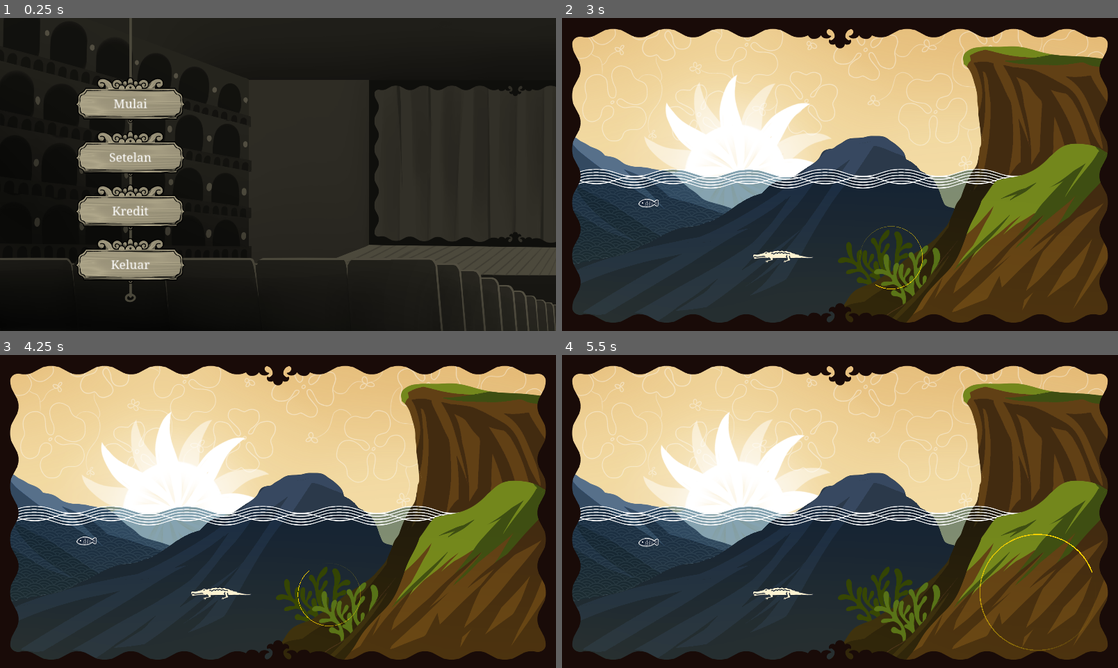
Above: before the commit, frames 1-4 (two rows, left to right).
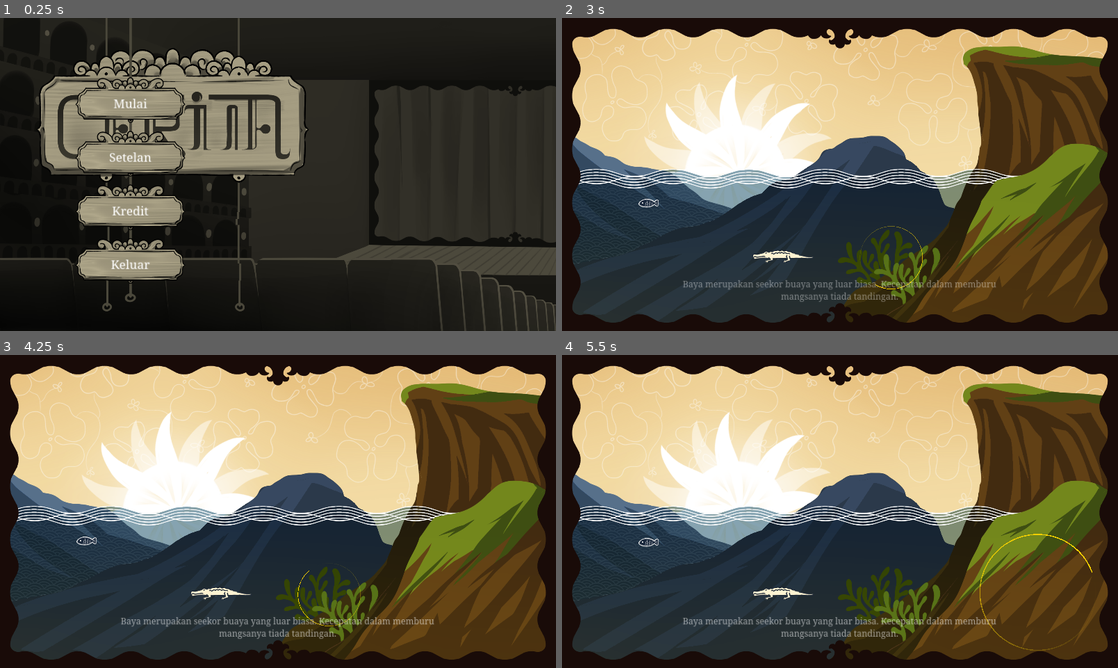
Above: after the commit, the same moments.

Repository: istamarahsan/youma-gemastik-2023
Game: Godot game, scene res://main.tscn
Same seed, same stepped clock (60 frames per second), same inputs: the game is played once before the commit and once after it.
Inputs (mouse positions are in pixels of both pictures, inside the frame that each line leads up to):
- Up to frame 1 (0.25 s): no input
- Up to frame 2 (3 s): click "Mulai" at 0.5 s; click (734, 174) at 1.25 s; move the mouse to (650, 205) at 2.02 s; click (650, 205) at 2.17 s; move the mouse to (890, 259) at 2.77 s; click (890, 259) at 2.92 s
- Up to frame 3 (4.25 s): tap Enter at 3.5 s; move the mouse to (261, 542) at 3.52 s; click (261, 542) at 3.67 s
- Up to frame 4 (5.5 s): tap Space at 4.25 s; move the mouse to (1040, 592) at 4.27 s; click (1040, 592) at 4.42 s; move the mouse to (1079, 495) at 5.02 s; click (1079, 495) at 5.17 s

The runs differ from the first frame. In frame 1, 12% of the frame differs, in the area x 6-56%, y 0-94%; in frame 2, 0.7%; in frame 3, 0.8%; in frame 4, 0.8%.

Commit message:
inlevel subtitles

Diff:
--- /dev/null
+++ b/levels/in_level_sub.tscn
@@ -0,0 +1,31 @@
+[gd_scene load_steps=3 format=3 uid="uid://ctfjjxkmx4ro2"]
+
+[ext_resource type="Theme" uid="uid://44i6ats70703" path="res://assets/youma_theme.tres" id="1_bk3m0"]
+[ext_resource type="Script" path="res://levels/in_level_subscript.gd" id="2_ehi0u"]
+
+[node name="Sub" type="Label"]
+modulate = Color(1, 1, 1, 0.784314)
+z_index = 800
+z_as_relative = false
+offset_left = 369.0
+offset_top = 890.0
+offset_right = 1549.0
+offset_bottom = 983.0
+theme = ExtResource("1_bk3m0")
+theme_override_colors/font_color = Color(1, 1, 1, 0.705882)
+theme_override_constants/line_spacing = 0
+theme_override_font_sizes/font_size = 30
+horizontal_alignment = 1
+vertical_alignment = 2
+autowrap_mode = 3
+script = ExtResource("2_ehi0u")
+lifetime = 2.5
+fade = 0.5
+start_delay = 1.0
+
+[node name="DelayTimer" type="Timer" parent="."]
+one_shot = true
+
+[node name="IntervalTimer" type="Timer" parent="."]
+
+[node name="LifetimeTimer" type="Timer" parent="."]
--- /dev/null
+++ b/levels/in_level_subscript.gd
@@ -0,0 +1,43 @@
+extends Label
+
+@export_range(0, 1, 0.01) var max_opacity: float = 0.8
+@export_range(0.1, 10, 0.1) var interval: float = 0.5
+@export_range(0.1, 10, 0.1) var lifetime: float = 0.5
+@export_range(0.1, 2, 0.01) var fade: float = 0.25
+@export_range(0, 10, 0.01) var start_delay: float = 0
+@export_multiline var lines: Array[String] = []
+
+@onready var delay_timer: Timer = $DelayTimer
+@onready var interval_timer: Timer = $IntervalTimer
+@onready var lifetime_timer: Timer = $LifetimeTimer
+
+var counter: int = 0
+
+func _ready():
+	modulate.a = 0
+	interval_timer.wait_time = interval
+	interval_timer.one_shot = true
+	lifetime_timer.wait_time = lifetime
+	lifetime_timer.one_shot = true
+	if start_delay > 0:
+		delay_timer.wait_time = start_delay
+		delay_timer.one_shot = true
+		delay_timer.timeout.connect(_begin)
+		delay_timer.start()
+		await delay_timer.timeout
+	else:
+		_begin()
+
+func _begin():
+	for line in lines:
+		text = line
+		var in_tween = get_tree().create_tween()
+		in_tween.tween_property(self, "modulate", Color(modulate.r, modulate.g, modulate.b, max_opacity), fade)
+		await in_tween.finished
+		lifetime_timer.start()
+		await lifetime_timer.timeout
+		var out_tween = get_tree().create_tween()
+		out_tween.tween_property(self, "modulate", Color(modulate.r, modulate.g, modulate.b, 0.0), fade)
+		await out_tween.finished
+		interval_timer.start()
+		await interval_timer.timeout
--- a/levels/level-1/level_1.tscn
+++ b/levels/level-1/level_1.tscn
@@ -1,10 +1,12 @@
-[gd_scene load_steps=7 format=3 uid="uid://hbpsunwiwwah"]
+[gd_scene load_steps=9 format=3 uid="uid://hbpsunwiwwah"]
 
 [ext_resource type="Script" path="res://levels/level.gd" id="1_3228o"]
+[ext_resource type="PackedScene" uid="uid://ctfjjxkmx4ro2" path="res://levels/in_level_sub.tscn" id="2_m1vvj"]
 [ext_resource type="PackedScene" uid="uid://eeo6nnifrnkt" path="res://levels/level-1/seashore.tscn" id="2_mfrhg"]
 [ext_resource type="PackedScene" uid="uid://daurln12f3efl" path="res://levels/level-1/shallow_water_1.tscn" id="3_te1yl"]
 [ext_resource type="Script" path="res://levels/level_state.gd" id="4_u6n7k"]
 [ext_resource type="Texture2D" uid="uid://c32m4qpb166x7" path="res://assets/maps/0Frame/Frame Behind.png" id="5_7kicj"]
+[ext_resource type="Texture2D" uid="uid://cnf7xbyety3t8" path="res://assets/ui/Dialogue Box.png" id="5_u2g4o"]
 [ext_resource type="Texture2D" uid="uid://b01vb4lpj8gsr" path="res://assets/maps/0Frame/Frame.png" id="6_7vvih"]
 
 [node name="Level1" type="Node2D" node_paths=PackedStringArray("offstage_marker", "state", "start")]
@@ -12,6 +14,9 @@
 offstage_marker = NodePath("OffstageMarker")
 state = NodePath("LevelState")
 start = NodePath("Seashore")
+
+[node name="Sub" parent="." instance=ExtResource("2_m1vvj")]
+lines = Array[String](["Baya merupakan seekor buaya yang luar biasa. Kecepatan dalam memburu mangsanya tiada tandingan.", "Dalam satu hari, satu daerah bisa kosong akan ikan dan burung.", "Hari itu, Baya merasa lebih lapar dari biasanya."])
 
 [node name="Seashore" parent="." instance=ExtResource("2_mfrhg")]
 
@@ -21,18 +26,26 @@
 
 [node name="OffstageMarker" type="Node2D" parent="."]
 position = Vector2(2649, 6)
+metadata/_edit_lock_ = true
 
 [node name="LevelState" type="Node" parent="."]
 script = ExtResource("4_u6n7k")
+
+[node name="Sprite2D" type="Sprite2D" parent="."]
+visible = false
+position = Vector2(967, 1150)
+texture = ExtResource("5_u2g4o")
 
 [node name="FrameBehind" type="Sprite2D" parent="."]
 z_index = 99
 z_as_relative = false
 texture = ExtResource("5_7kicj")
 centered = false
+metadata/_edit_lock_ = true
 
 [node name="Frame" type="Sprite2D" parent="."]
 z_index = 100
 z_as_relative = false
 texture = ExtResource("6_7vvih")
 centered = false
+metadata/_edit_lock_ = true
--- a/levels/level-2/level_2.tscn
+++ b/levels/level-2/level_2.tscn
@@ -1,7 +1,8 @@
-[gd_scene load_steps=7 format=3 uid="uid://c6soo36kpbmc6"]
+[gd_scene load_steps=8 format=3 uid="uid://c6soo36kpbmc6"]
 
 [ext_resource type="Script" path="res://levels/level_state.gd" id="1_8iuob"]
 [ext_resource type="Script" path="res://levels/level.gd" id="1_kq3b3"]
+[ext_resource type="PackedScene" uid="uid://ctfjjxkmx4ro2" path="res://levels/in_level_sub.tscn" id="2_qh4dx"]
 [ext_resource type="PackedScene" uid="uid://c0i5g18h7ijcj" path="res://levels/level-2/deep_water.tscn" id="3_jbq46"]
 [ext_resource type="Texture2D" uid="uid://c32m4qpb166x7" path="res://assets/maps/0Frame/Frame Behind.png" id="4_catla"]
 [ext_resource type="Texture2D" uid="uid://b01vb4lpj8gsr" path="res://assets/maps/0Frame/Frame.png" id="5_nqhja"]
@@ -12,6 +13,9 @@
 offstage_marker = NodePath("OffstageMarker")
 state = NodePath("LevelState")
 start = NodePath("DeepWater")
+
+[node name="Sub" parent="." instance=ExtResource("2_qh4dx")]
+lines = Array[String](["Sura, seekor hiu yang cerdik, merasa janggal akan daerah buruannya.", "Ekosistem terasa lebih sepi dari biasanya.", "Sura curiga."])
 
 [node name="OffstageMarker" type="Node2D" parent="."]
 position = Vector2(2649, 6)
--- a/levels/level-3/level_3.tscn
+++ b/levels/level-3/level_3.tscn
@@ -1,6 +1,7 @@
-[gd_scene load_steps=5 format=3 uid="uid://doqfki6lxrqht"]
+[gd_scene load_steps=6 format=3 uid="uid://doqfki6lxrqht"]
 
 [ext_resource type="Script" path="res://levels/level.gd" id="1_33nxs"]
+[ext_resource type="PackedScene" uid="uid://ctfjjxkmx4ro2" path="res://levels/in_level_sub.tscn" id="2_30kuk"]
 [ext_resource type="Script" path="res://levels/level_state.gd" id="2_fx6y4"]
 [ext_resource type="PackedScene" uid="uid://bgcldpxasfmfj" path="res://levels/level-3/special_map.tscn" id="3_xm8x3"]
 [ext_resource type="Texture2D" uid="uid://txf4xgmdo5jr" path="res://assets/maps/Map/Map Frame.png" id="4_66lm3"]
@@ -10,6 +11,12 @@
 offstage_marker = NodePath("Offstage")
 state = NodePath("LevelState")
 start = NodePath("SpecialMap")
+
+[node name="Sub" parent="." instance=ExtResource("2_30kuk")]
+offset_top = 949.0
+offset_bottom = 1042.0
+max_opacity = 1.0
+lines = Array[String](["\"Daerah buruan akan dibagi menjadi dua, lautan dan daratan.\"", "\"Aku, Sura, berkuasa sepenuhnya di dalam air dan harus mencari mangsa di dalam air.\" ", "\"Sebagai batas antara daratan dan air, kita tentukan batasnya, yaitu tempat yang dicapai oleh air laut pada waktu pasang surut!\""])
 
 [node name="Offstage" type="Node2D" parent="."]
 position = Vector2(2411, -189)
--- a/ui/main-menu/main_menu_board.tscn
+++ b/ui/main-menu/main_menu_board.tscn
@@ -14,6 +14,7 @@
 texture_focused = ExtResource("1_60doo")
 stretch_mode = 4
 script = ExtResource("2_k73yq")
+text = "Text"
 
 [node name="Label" type="Label" parent="."]
 layout_mode = 1
Binary file changed: assets/ui/Main Menu/Main Menu BG.png
Binary file changed: assets/ui/Main Menu/Main Menu Guide.png
Binary file added: assets/ui/Main Menu/Main Menu Keluar.png
Not shown, added: assets/ui/Main Menu/Main Menu Keluar.png.import
Binary file added: assets/ui/Main Menu/Main Menu Kredit.png
Not shown, added: assets/ui/Main Menu/Main Menu Kredit.png.import
Binary file added: assets/ui/Main Menu/Main Menu Mulai.png
Not shown, added: assets/ui/Main Menu/Main Menu Mulai.png.import
Binary file added: assets/ui/Main Menu/Main Menu Setelan.png
Not shown, added: assets/ui/Main Menu/Main Menu Setelan.png.import
